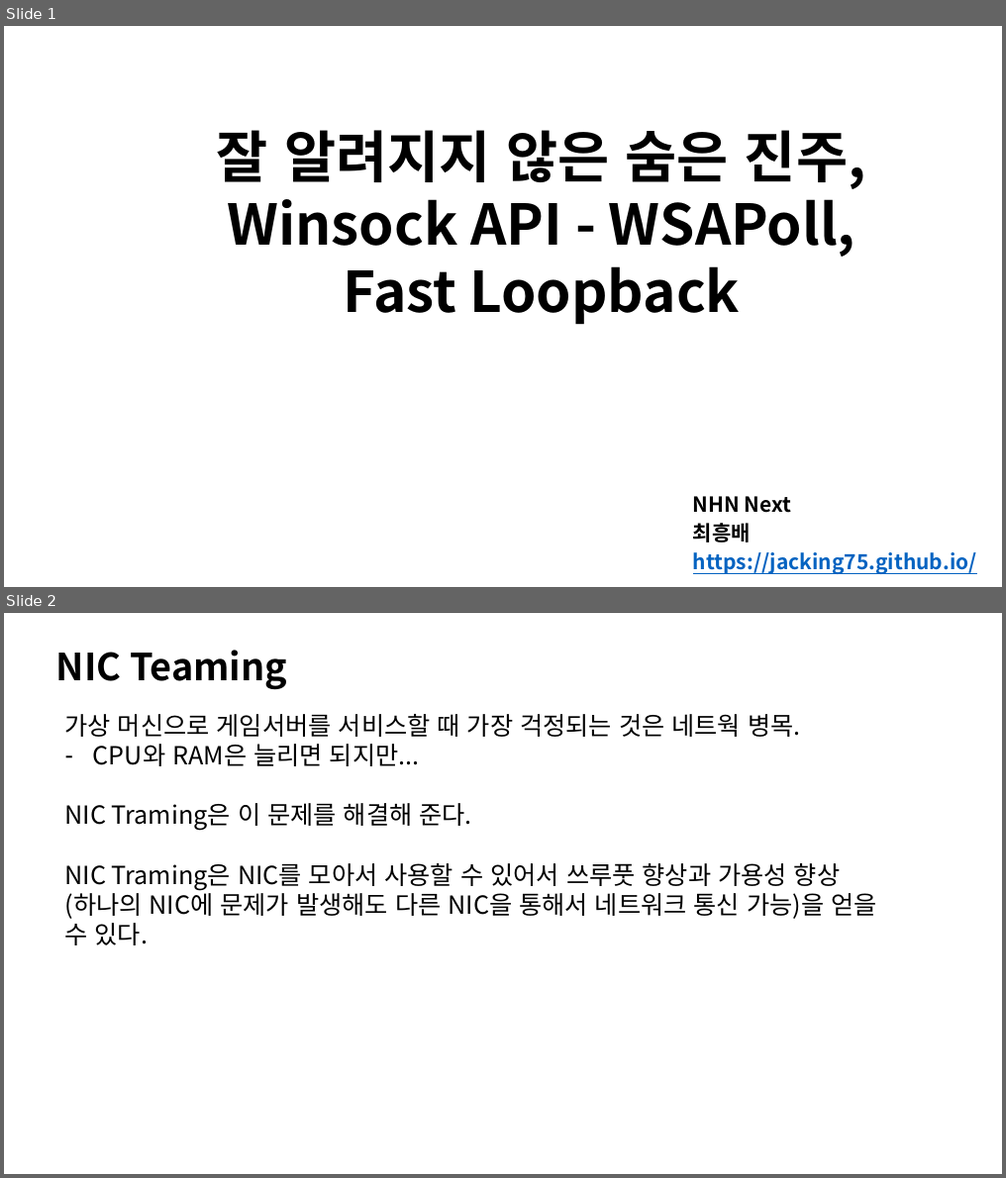
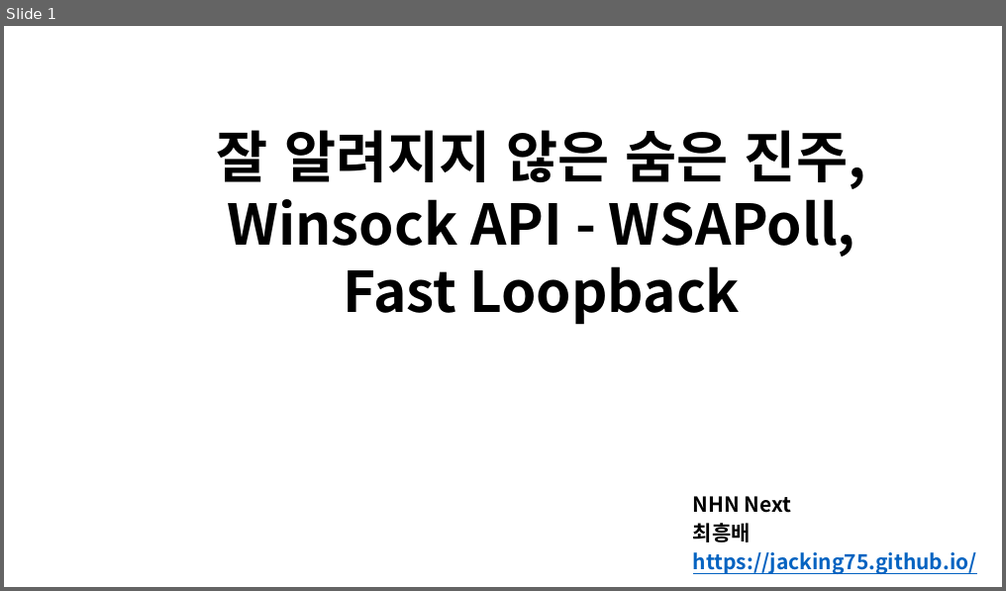
Before and after one commit to Dylan-Jang/conf_cpp_korea_201702, a slide deck: WSAPoll, Fast Loopback.pptx. Shown one above the other, each under a label of ours: slides 1 and 2 before the commit, slide 1 after it. The pictures are 1006x1178 and 1006x591 pixels, drawn with LibreOffice and Linux fonts; fonts in the diff are those of the drawing. Boxes give left, top, right and bottom in pixels: in the first picture for what was removed or moved away, otherwise in the second. Text is boxed around its words. In the diff, an @@ line names an element or a change of style, - is before the commit and + after.

```diff
--- a/WSAPoll, Fast Loopback.pptx
+++ b/WSAPoll, Fast Loopback.pptx
@@ slide 2 removed at [4, 613, 1002, 1174], background #FFFFFF @@
@@ text removed at [56, 650, 287, 690] @@
-NIC Teaming
@@ text removed at [65, 714, 876, 946] @@
-가상 머신으로 게임서버를 서비스할 때 가장 걱정되는 것은 네트웍 병목.
-– CPU와 RAM은 늘리면 되지만...
-NIC Traming은 이 문제를 해결해 준다.
-NIC Traming은 NIC를 모아서 사용할 수 있어서 쓰루풋 향상과 가용성 향상(하나의 NIC에 문제가 발생해도 다른 NIC을 통해서 네트워크 통신 가능)을 얻을 수 있다.
```
Also in this commit, not shown: 3 slides changed, 19 slides added, 22 other files.
